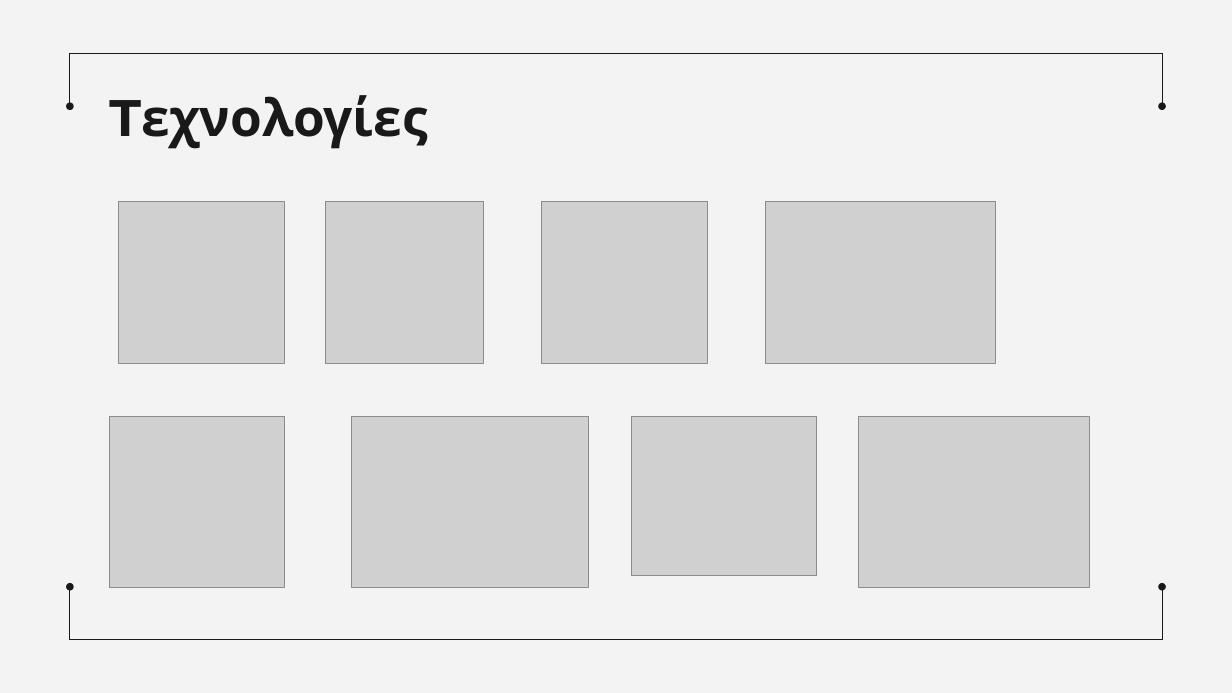
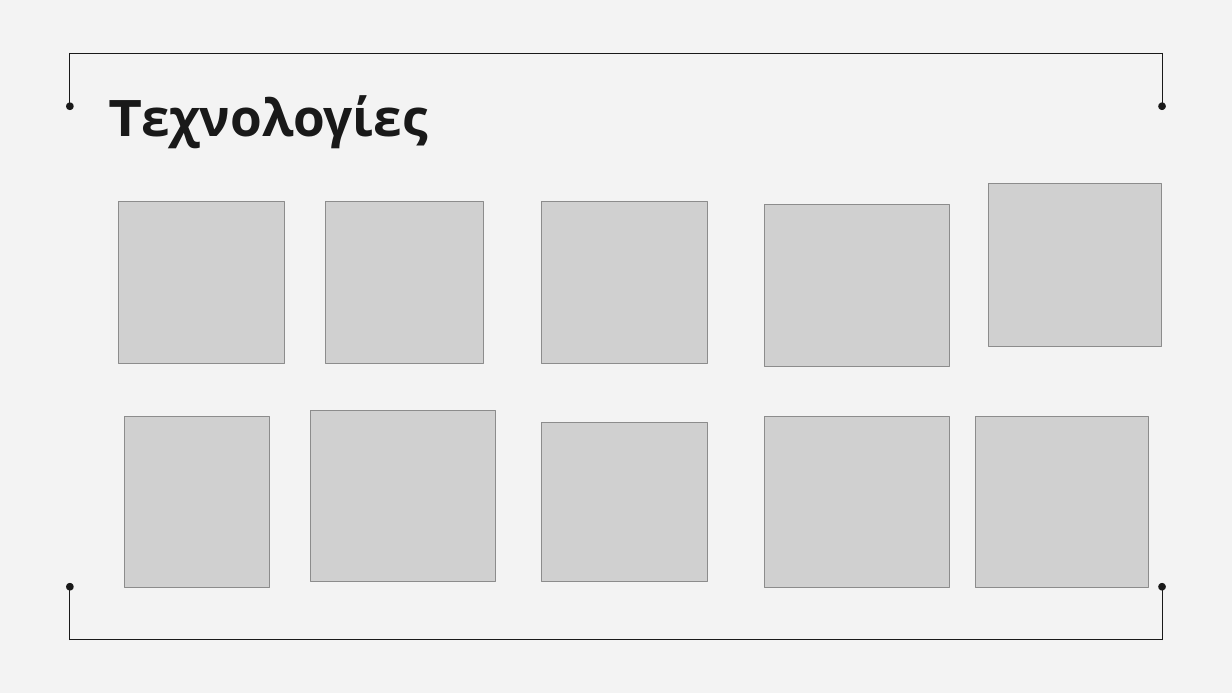
Before and after one commit to StavropoulosK/Internet-of-Things--Smart-City-Parking--Mqtt--Websockets--Grafana--Influxdb, a slide deck: slide 6 of Presentations/Architecture/Smart City Parking - Architecture.pptx. Drawn at 1232x693 pixels with LibreOffice and Linux fonts; fonts in the diff are those of the drawing; grey boxes stand for pictures; background and template pictures are left out. Boxes give left, top, right and bottom in pixels: in the first picture for what was removed or moved away, otherwise in the second. Text is boxed around its words. In the diff, an @@ line names an element or a change of style, - is before the commit and + after.

```diff
--- a/Presentations/Architecture/Smart City Parking - Architecture.pptx
+++ b/Presentations/Architecture/Smart City Parking - Architecture.pptx
@@ picture: place and size @@
-picture at bbox=[765, 201, 995, 364]
+picture at bbox=[764, 204, 949, 367]
@@ picture added at bbox=[989, 184, 1163, 347] @@
@@ picture: place and size @@
-picture at bbox=[110, 417, 285, 588]
+picture at bbox=[125, 417, 270, 588]
@@ picture: place and size @@
-picture at bbox=[351, 417, 589, 588]
+picture at bbox=[311, 410, 496, 581]
@@ picture: place and size @@
-picture at bbox=[859, 417, 1089, 588]
+picture at bbox=[764, 417, 949, 588]
@@ picture added at bbox=[975, 417, 1149, 588] @@
@@ picture: place and size @@
-picture at bbox=[631, 417, 817, 576]
+picture at bbox=[542, 422, 707, 581]
```
Also in this commit, not shown: 2 other slides changed, 1 other file.
